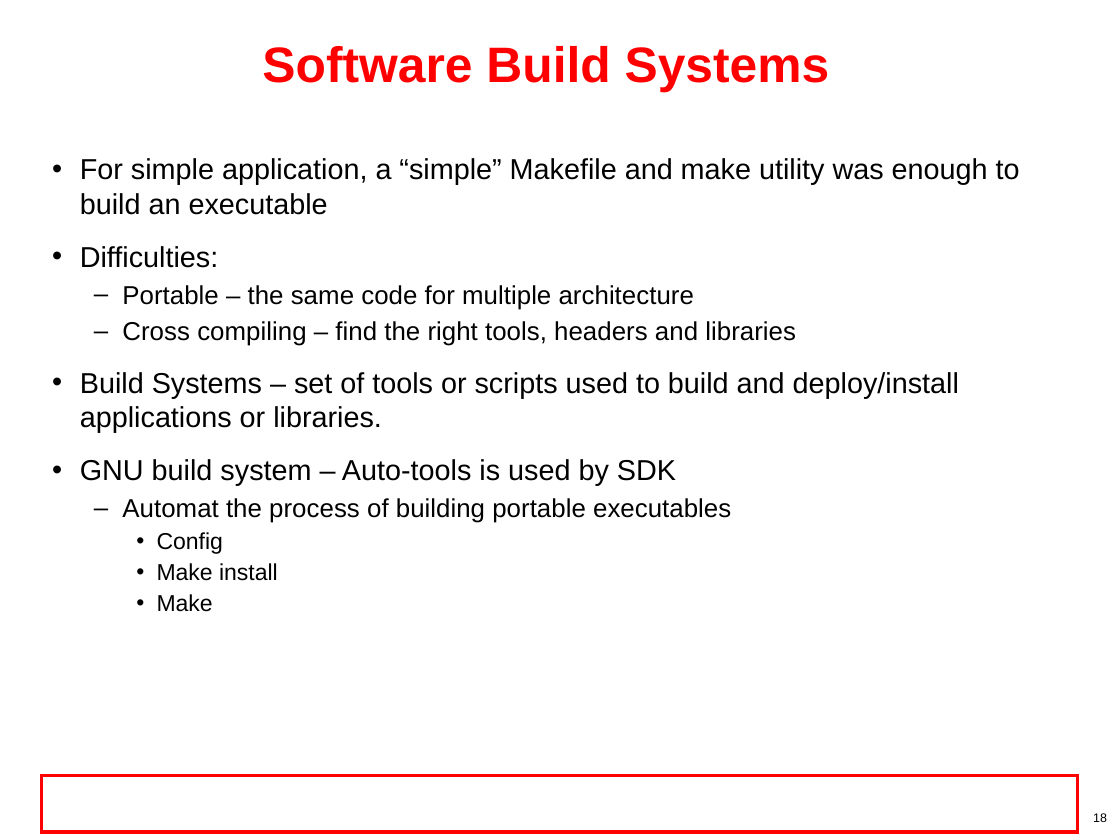
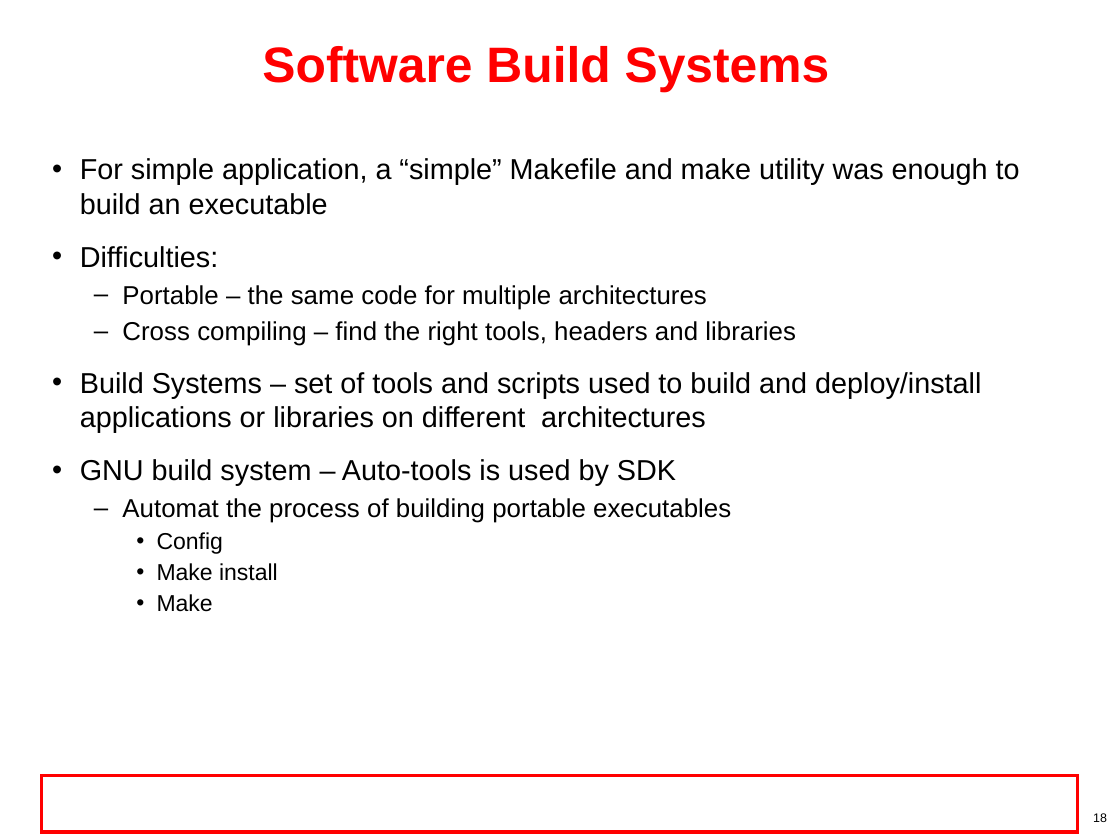
Before and after one commit to hari1989/keystone-workshop, a slide deck: slide 18 of preliminary/Working/presentations/Sitara/sitara_boot_camp_toolchain_Ran.pptx. Drawn at 1120x840 pixels with LibreOffice and Linux fonts; fonts in the diff are those of the drawing; background and template pictures are left out. Boxes give left, top, right and bottom in pixels: in the first picture for what was removed or moved away, otherwise in the second. Text is boxed around its words. In the diff, an @@ line names an element or a change of style, - is before the commit and + after.

```diff
--- a/preliminary/Working/presentations/Sitara/sitara_boot_camp_toolchain_Ran.pptx
+++ b/preliminary/Working/presentations/Sitara/sitara_boot_camp_toolchain_Ran.pptx
@@ text at box(122, 285, 707, 310): text changed @@
-  – Portable – the same code for multiple architecture
+  – Portable – the same code for multiple architectures
@@ text at box(80, 372, 981, 433): text changed @@
-• Build Systems – set of tools or scripts used to build and deploy/install applications or libraries.
+• Build Systems – set of tools and scripts used to build and deploy/install applications or libraries on different architectures
```
Also in this commit, not shown: 17 other slides changed.
